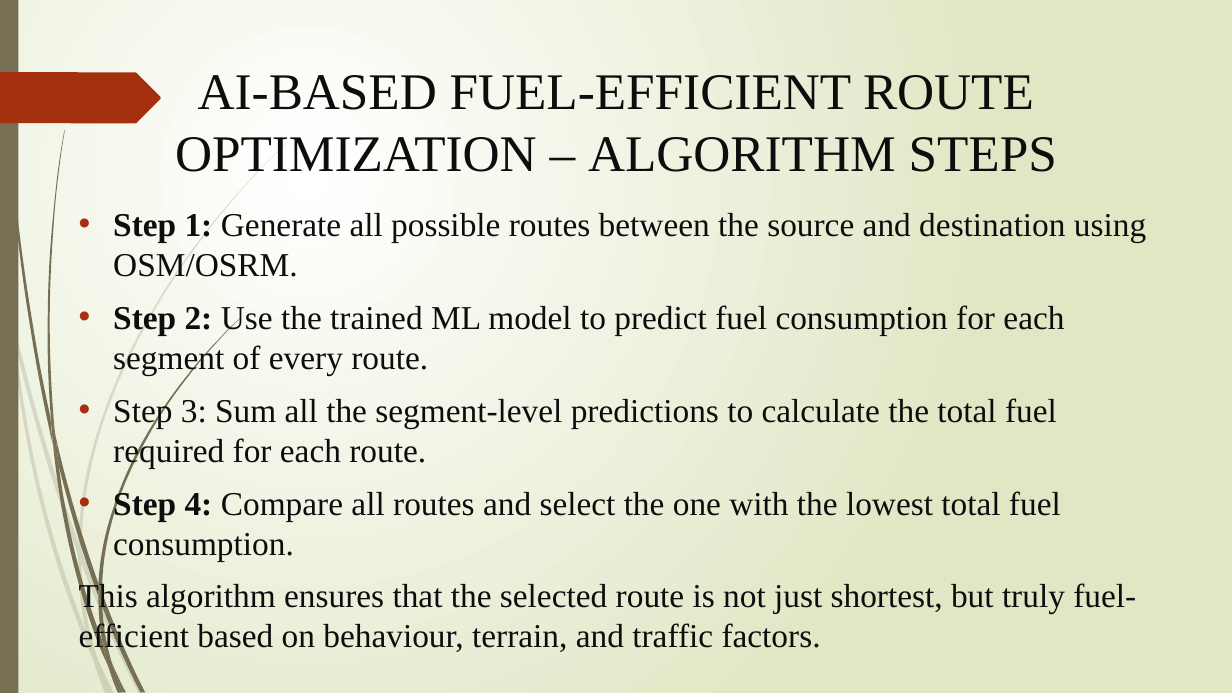
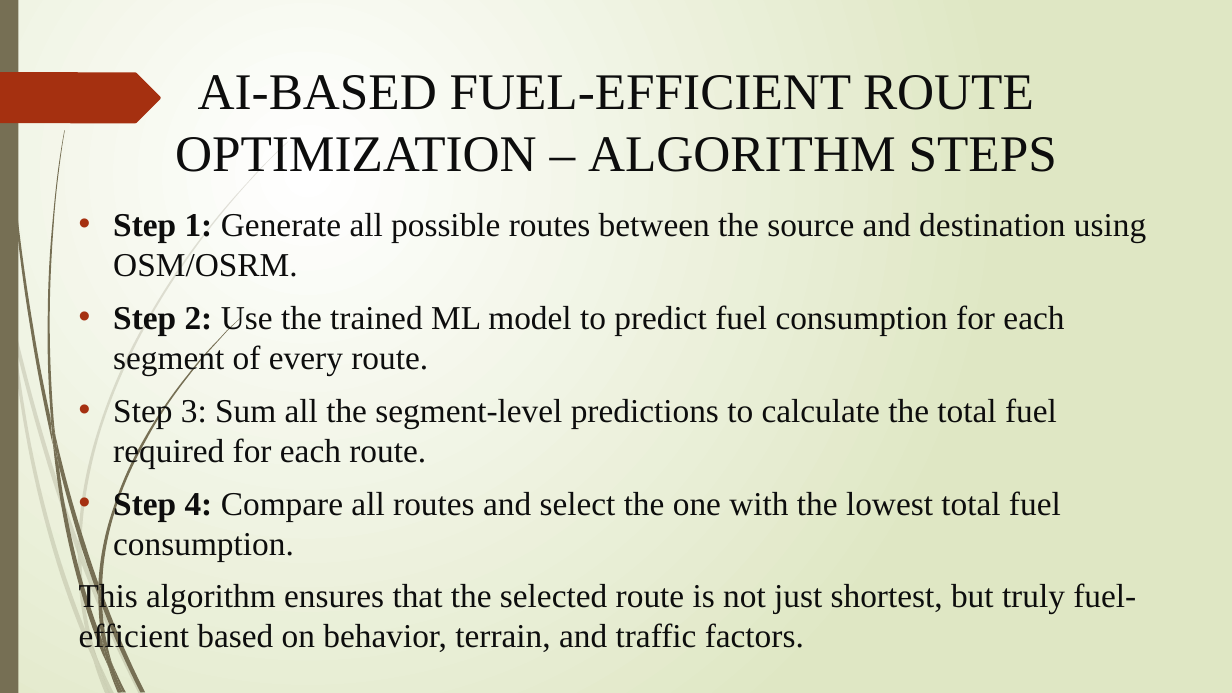
Before and after one commit to Ankit-Pramanick/Fuel_optimization, a slide deck: slide 8 of Project Report.pptx (slide 7 before the commit). Drawn at 1232x693 pixels with LibreOffice and Linux fonts; fonts in the diff are those of the drawing. Boxes give left, top, right and bottom in pixels: in the first picture for what was removed or moved away, otherwise in the second. Text is boxed around its words. In the diff, an @@ line names an element or a change of style, - is before the commit and + after.

```diff
--- a/Project Report.pptx
+++ b/Project Report.pptx
@@ text at (x1=79, y1=581, x2=1136, y2=654): text changed @@
-This algorithm ensures that the selected route is not just shortest, but truly fuel-efficient based on behaviour, terrain, and traffic factors.
+This algorithm ensures that the selected route is not just shortest, but truly fuel-efficient based on behavior, terrain, and traffic factors.
```
Also in this commit, not shown: 5 other slides changed, 5 slides added, 1 slide removed.
